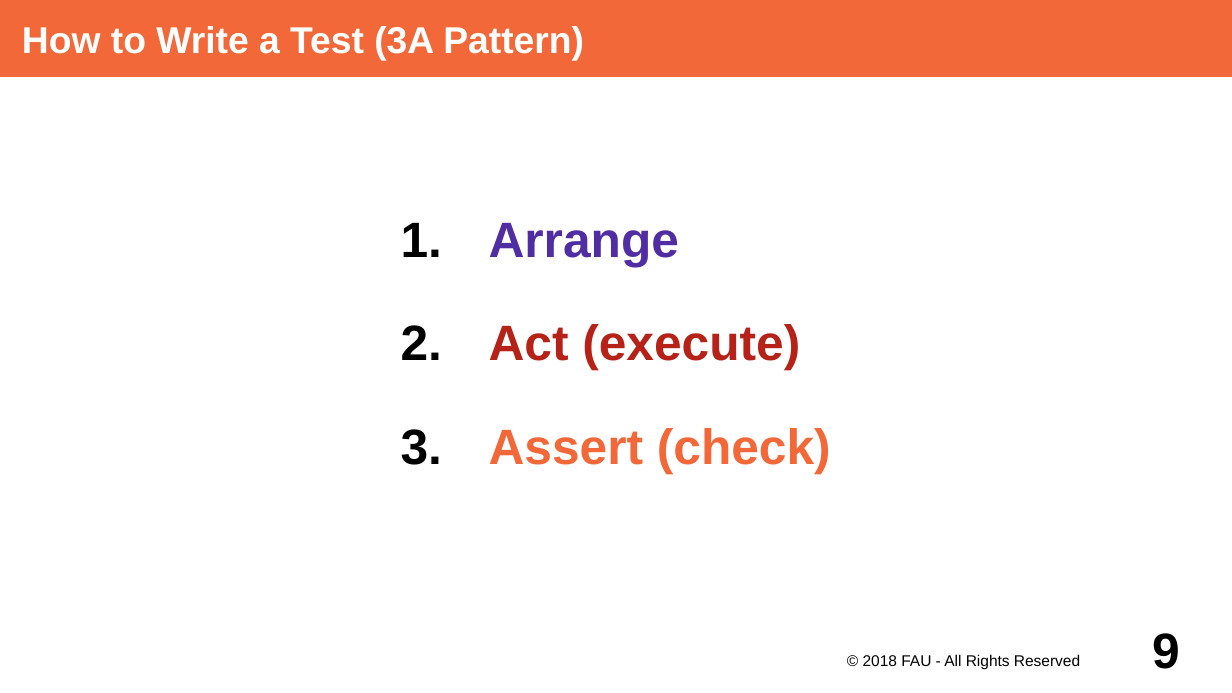
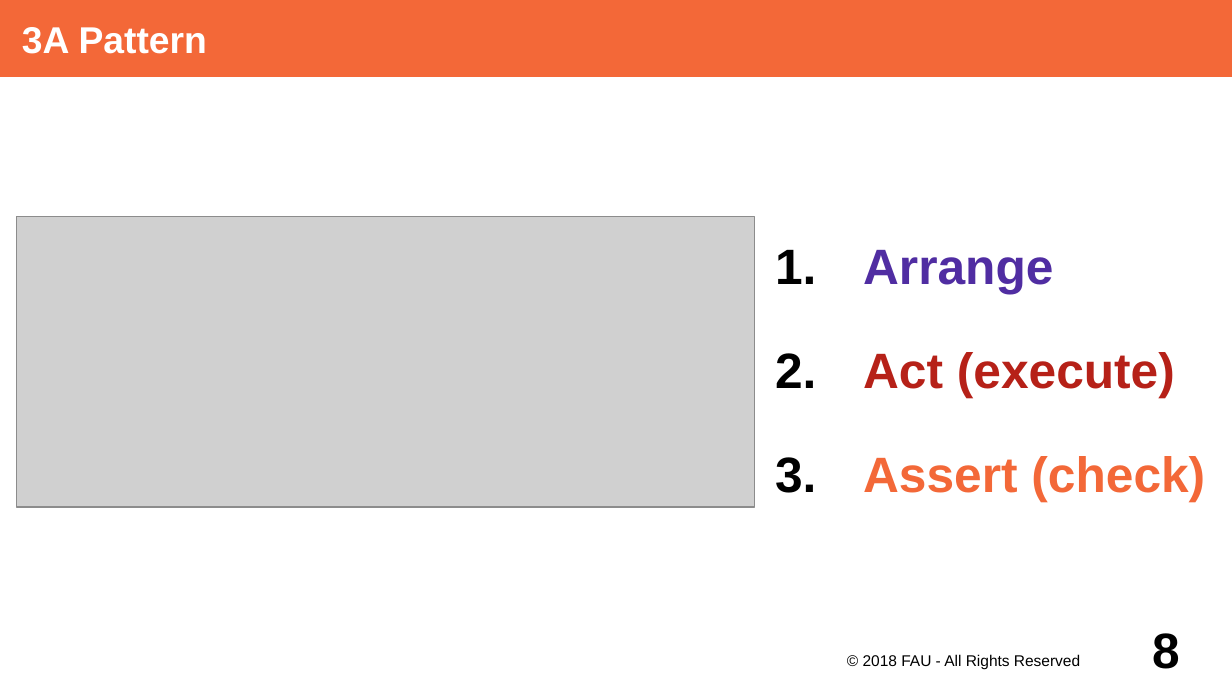
Before and after one commit to dirkriehle/adap-course, a slide deck: slide 8 of Lecture Slides/ADAP B02- Unit Testing with JUnit.odp (slide 9 before the commit). Drawn at 1232x693 pixels with LibreOffice and Linux fonts; fonts in the diff are those of the drawing; grey boxes stand for pictures. Boxes give left, top, right and bottom in pixels: in the first picture for what was removed or moved away, otherwise in the second. Text is boxed around its words. In the diff, an @@ line names an element or a change of style, - is before the commit and + after.

```diff
--- a/Lecture Slides/ADAP B02- Unit Testing with JUnit.odp
+++ b/Lecture Slides/ADAP B02- Unit Testing with JUnit.odp
@@ title at [22, 27, 207, 54]: text changed @@
-How to Write a Test (3A Pattern)
+3A Pattern
@@ text "Arrange": place and size @@
-text "Arrange" at [489, 223, 831, 473]
+text "Arrange" at [863, 250, 1205, 501]
@@ picture added at [17, 217, 755, 508] @@
@@ page number at [1152, 633, 1180, 669]: text changed @@
-9
+8
```
Also in this commit, not shown: 7 other slides changed, 1 slide removed, 3 other files.
